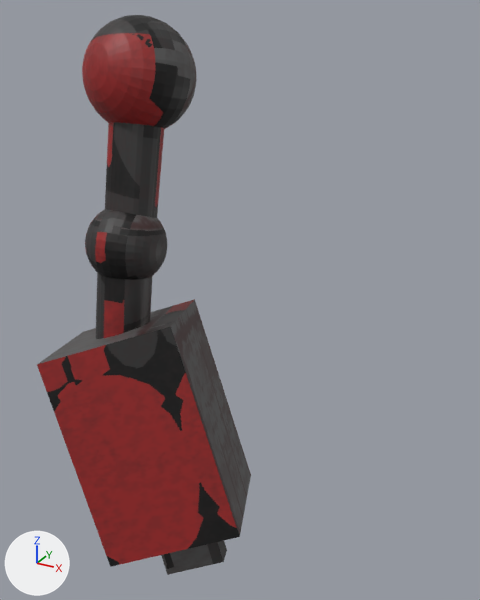
The OBJ model Resources/Right_arm/Right_arm.obj as it was, and as the next commit left it.
Camera for both pictures: a 50 mm camera at (28.3, -36.6, 33.1) aimed at (-2.5, 19.2, 5.2). The lights are fixed; the arrows at lower left show +X, +Y and +Z. Where no turn or scale is listed for an object, it has been applied to the vertices.

The older version as bpy lines, for what is in view:
```python
ob_右こぶし_001_立方体_001 = bpy.data.objects.new('右こぶし.001_立方体.001', me_右こぶし_001_立方体_001)
ob_右こぶし_001_立方体_001.location = (0.0, 0.0, 0.0)
ob_右こぶし_002_立方体_002 = bpy.data.objects.new('右こぶし.002_立方体.002', me_右こぶし_002_立方体_002)
ob_右こぶし_002_立方体_002.location = (0.0, 0.0, 0.0)
ob_右こぶし_003_立方体_003 = bpy.data.objects.new('右こぶし.003_立方体.003', me_右こぶし_003_立方体_003)
ob_右こぶし_003_立方体_003.location = (0.0, 0.0, 0.0)
ob_右こぶし_004_立方体_004 = bpy.data.objects.new('右こぶし.004_立方体.004', me_右こぶし_004_立方体_004)
ob_右こぶし_004_立方体_004.location = (0.0, 0.0, 0.0)
ob_右こぶし_005_立方体_005 = bpy.data.objects.new('右こぶし.005_立方体.005', me_右こぶし_005_立方体_005)
ob_右こぶし_005_立方体_005.location = (0.0, 0.0, 0.0)
ob_右こぶし_006_立方体_006 = bpy.data.objects.new('右こぶし.006_立方体.006', me_右こぶし_006_立方体_006)
ob_右こぶし_006_立方体_006.location = (0.0, 0.0, 0.0)
```
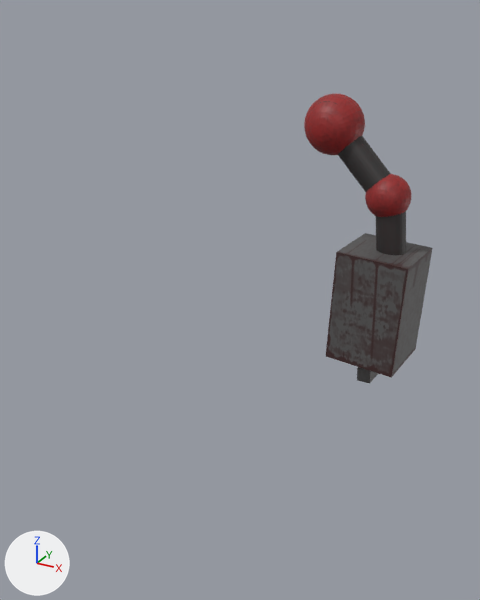
Location of each change, (x1, y1, x2, y2) in pixels of the pictures (480 x 600 px):
'右こぶし.006_立方体.006', deleted: before (37, 299, 251, 567)
'右こぶし.001_立方体.001', reshaped: before (161, 541, 227, 575); after (304, 94, 432, 383)
'右こぶし.002_立方体.002', deleted: before (82, 15, 196, 129)
'右こぶし.004_立方体.004', deleted (black): before (105, 122, 164, 218)
'右こぶし.003_立方体.003', deleted (black): before (85, 209, 167, 280)
'右こぶし.005_立方体.005', deleted: before (96, 273, 152, 339)
part 1 of me_右こぶし_001_立方体_001, added: after (304, 94, 432, 383)
part 2 of me_右こぶし_001_立方体_001, deleted (black): before (161, 541, 227, 575)

Patch to the scene script:
```diff
--- a/Resources/Right_arm/Right_arm.obj.py
+++ b/Resources/Right_arm/Right_arm.obj.py
@@ me_右こぶし_001_立方体_001 @@
 # used by ob_右こぶし_001_立方体_001; location = (0.0, 0.0, 0.0)
-me_右こぶし_001_立方体_001.from_pydata(...)  # 20 vertices, 36 faces; spans x 1.98..7.98, y -4.5..-0.34, z -8.8..-2.78
+me_右こぶし_001_立方体_001.from_pydata(...)  # 1120 vertices, 2216 faces; spans x -8.43..9.44, y 42.99..53.64, z -17.07..22.88
+# me_右こぶし_001_立方体_001 part 1: 1120 vertices added at x -8.43..9.44, y 42.99..53.64, z -17.07..22.88
+# me_右こぶし_001_立方体_001 part 2: 20 vertices removed from x 1.98..7.98, y -4.5..-0.34, z -8.8..-2.78
 me_右こぶし_001_立方体_001.materials.append(mat_マテリアル)
@@ ob_右こぶし_002_立方体_002 @@
-ob_右こぶし_002_立方体_002 = bpy.data.objects.new('右こぶし.002_立方体.002', me_右こぶし_002_立方体_002)
-ob_右こぶし_002_立方体_002.location = (0.0, 0.0, 0.0)
@@ ob_右こぶし_003_立方体_003 @@
-ob_右こぶし_003_立方体_003 = bpy.data.objects.new('右こぶし.003_立方体.003', me_右こぶし_003_立方体_003)
-ob_右こぶし_003_立方体_003.location = (0.0, 0.0, 0.0)
@@ ob_右こぶし_004_立方体_004 @@
-ob_右こぶし_004_立方体_004 = bpy.data.objects.new('右こぶし.004_立方体.004', me_右こぶし_004_立方体_004)
-ob_右こぶし_004_立方体_004.location = (0.0, 0.0, 0.0)
@@ ob_右こぶし_005_立方体_005 @@
-ob_右こぶし_005_立方体_005 = bpy.data.objects.new('右こぶし.005_立方体.005', me_右こぶし_005_立方体_005)
-ob_右こぶし_005_立方体_005.location = (0.0, 0.0, 0.0)
@@ ob_右こぶし_006_立方体_006 @@
-ob_右こぶし_006_立方体_006 = bpy.data.objects.new('右こぶし.006_立方体.006', me_右こぶし_006_立方体_006)
-ob_右こぶし_006_立方体_006.location = (0.0, 0.0, 0.0)
```
